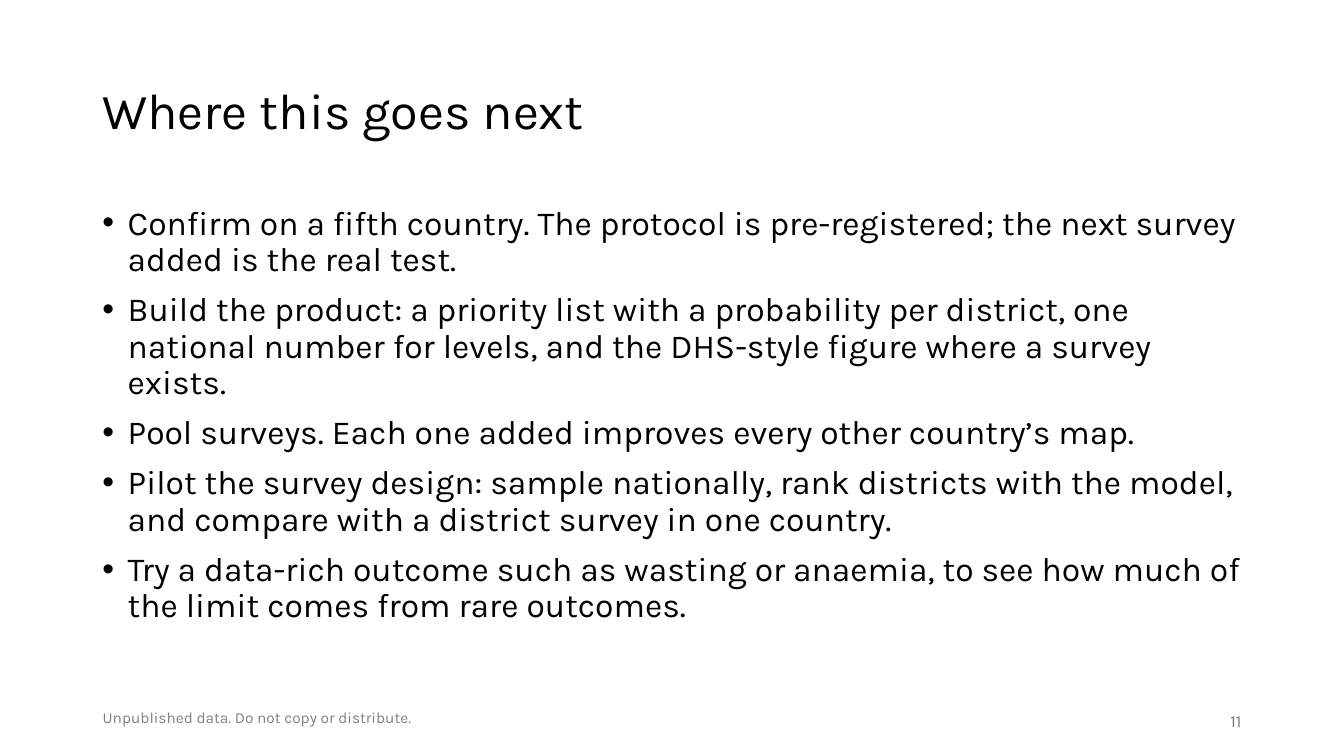
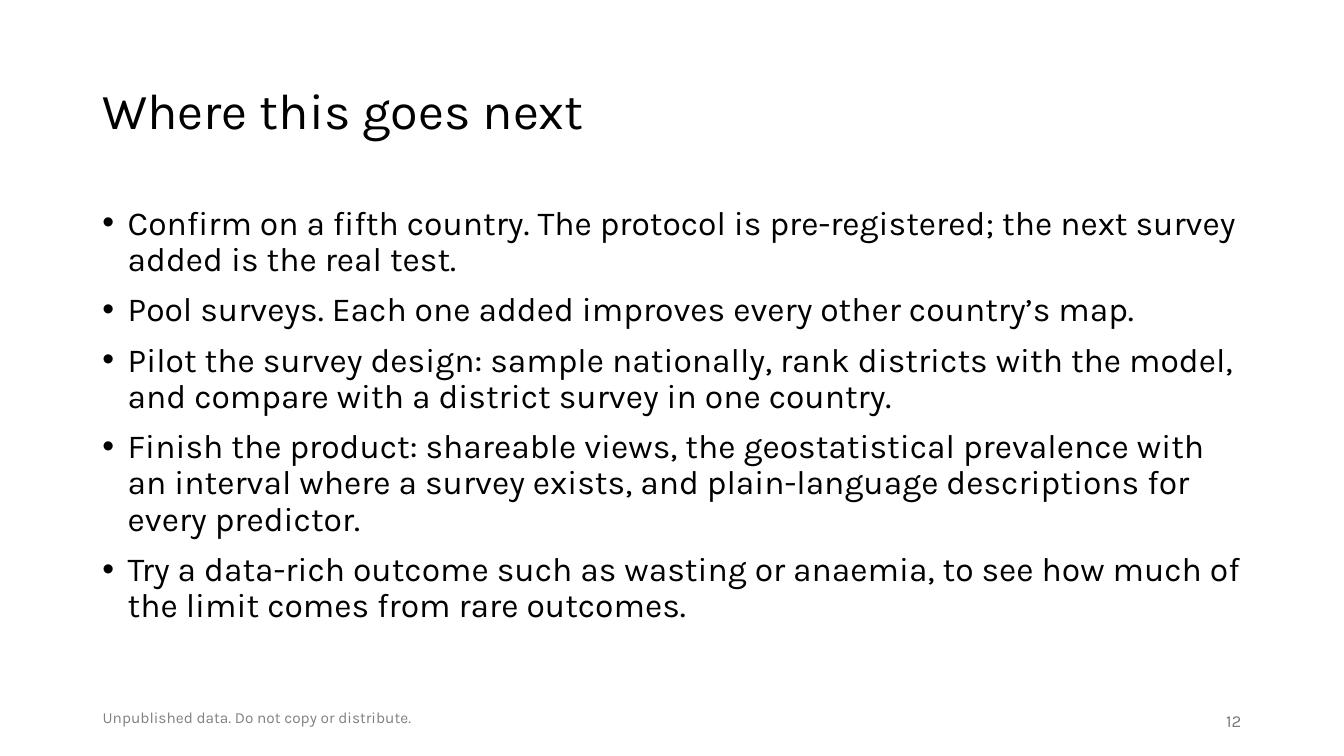
Before and after one commit to amertens/mn-prediction, a slide deck: slide 12 of docs/slides/MN-proxy-policy-deck-2026-09.pptx (slide 11 before the commit). Drawn at 1344x756 pixels with LibreOffice and Linux fonts; fonts in the diff are those of the drawing; background and template pictures are left out. Boxes give left, top, right and bottom in pixels: in the first picture for what was removed or moved away, otherwise in the second. Text is boxed around its words. In the diff, an @@ line names an element or a change of style, - is before the commit and + after.

```diff
--- a/docs/slides/MN-proxy-policy-deck-2026-09.pptx
+++ b/docs/slides/MN-proxy-policy-deck-2026-09.pptx
@@ text at [128,298,1151,395]: paragraph removed @@
-• Build the product: a priority list with a probability per district, one national number for levels, and the DHS-style figure where a survey exists.
@@ text at [128,435,1204,540]: paragraph added @@
+• Finish the product: shareable views, the geostatistical prevalence with an interval where a survey exists, and plain-language descriptions for every predictor.
@@ page number at [1226,716,1241,727]: text changed @@
-11
+12
```
Also in this commit, not shown: 1 slide added, 3 other files.
